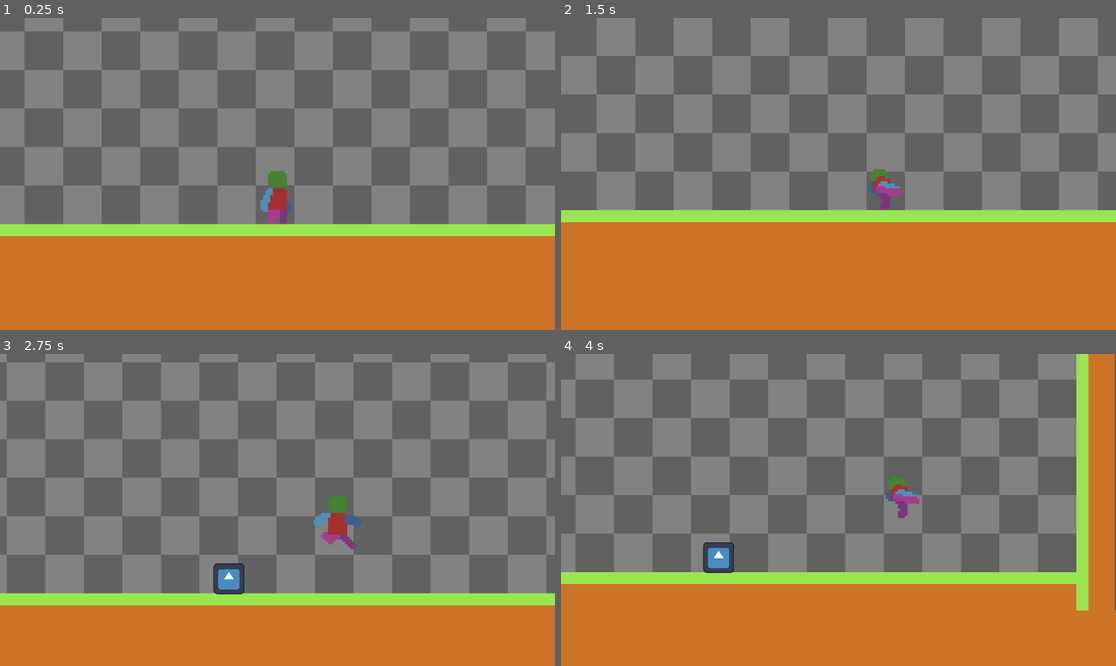
Above: before the commit, frames 1-4 (two rows, left to right).
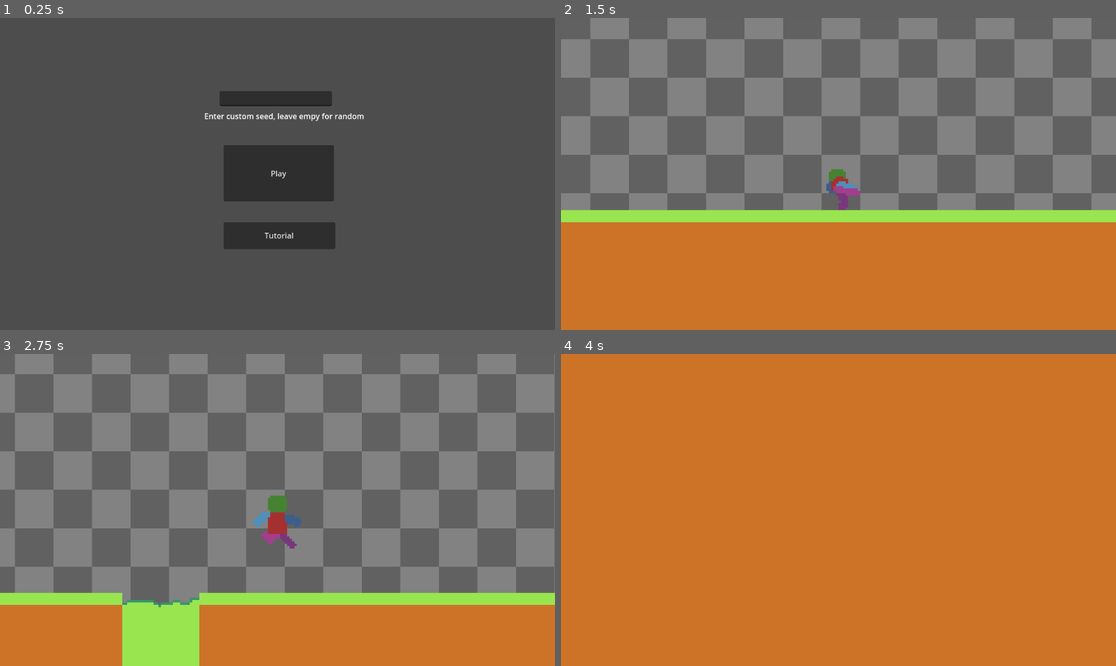
Above: after the commit, the same moments.

Repository: banjobanana/GameJam
Game: Godot game, scene res://Scenes/main_menu.tscn
The game is run twice, just before and just after one commit, with the same random seed, the same clock (stepped at 60 frames per second) and the same inputs. Before the commit the project starts from res://Levels/Tier1/T1B.tscn. The engine's default icon, where the game draws it, is replaced by a stand-in: a white triangle on a blue panel in a dark square.
Inputs (mouse positions are in pixels of both pictures, inside the frame that each line leads up to):
- Up to frame 1 (0.25 s): no input
- Up to frame 2 (1.5 s): click (838, 236) at 0.5 s, where only the run after the commit has a clickable "Tutorial"; hold D (Right) from 1.28 s (still down); hold X (Attack) from 1.28 s (still down)
- Up to frame 3 (2.75 s): keep holding D (Right); tap Space (Jump) at 1.52, 2.27 s; tap F (Interact, bound only after the commit) at 1.55, 2.1 s; release X (Attack) at 2.03 s; tap X (Attack) at 2.3 s
- Up to frame 4 (4 s): release D (Right) at 2.78 s; hold A (Left) 2.78-3.53 s; hold X (Attack) 2.78-3.53 s; tap F (Interact, bound only after the commit) at 3.05 s; hold D (Right) from 3.53 s (still down); tap Shift (Dash, bound only after the commit) at 3.6 s; tap Space (Jump) at 3.77 s; tap X (Attack) at 3.8 s

The runs differ from the first frame. In frame 1, 71% of the frame differs, in the area x 0-100%, y 0-100%; in frame 2, 28%; in frame 3, 50%; in frame 4, 71%.
Error before the commit: Attempt to call function 'get_64' in base 'null instance' on a null instance. (res://LevelSwitchings/level_manager.gd:14)
Error after the commit: Attempt to call function 'get_64' in base 'null instance' on a null instance. (res://LevelSwitchings/level_manager.gd:15)

Commit message:
Combat complete
Combat system done
Level/Rom clear when all enemies killed

Diff:
--- a/project-box/LevelSwitchings/HubToRoomGenerator.gd
+++ /dev/null
@@ -1,16 +0,0 @@
-extends Area2D
-
-var playerprogressfile = FileAccess.open("user://playerprogress.dat",FileAccess.READ)
-var playerprogress
-var roomlistfile = FileAccess.open("user://roomlist.dat",FileAccess.READ)
-var roomlist
-
-#@onready var level_manager: Node = %LevelManager
-
-func _ready() -> void:
-	pass
-
-
-func _on_body_entered(body: Node2D) -> void:
-	if body.name=="Player":
-		get_tree().change_scene_to_file("res://Scenes/RoomGeneratorScene.tscn")
--- a/project-box/LevelSwitchings/level_manager.gd
+++ b/project-box/LevelSwitchings/level_manager.gd
@@ -5,6 +5,7 @@
 @onready var level_root: LevelStats = $".."
 @onready var player: player_class = %Player
 @onready var wait_beofre_level_change: Timer = $WaitBeofreLevelChange
+@onready var progressor: Area2D = %Progressor
 
 #@onready var level_manager: Node= %LevelManager
 
@@ -14,10 +15,14 @@
 var playerprogress = playerprogressfile.get_64()
 
 var IsLevelCompleted: bool = false
+var enemyCount
+var enemyKilled=0
 
 func _ready() -> void:
 	rng.seed = seedfile.get_64()
 	level_root.EnterLevel()
+	if level_root.Combat:
+		enemyCount = level_root.totalEnemies
 
 func GameOver():
 	if level_root.Tutorial:
@@ -33,10 +38,13 @@
 
 func LevelComplete():
 	GetReward()
+	progressor.position = level_root.GetEndPoint()
 
 func NextLevel():
 	if level_root.Tutorial:
 		get_tree().change_scene_to_file("res://Scenes/main_menu.tscn")
+	elif level_root.Hub:
+		get_tree().change_scene_to_file("res://Scenes/RoomGeneratorScene.tscn")
 	else:
 		playerprogressfile.close()
 		playerprogressfile = FileAccess.open("user://playerprogress.dat",FileAccess.WRITE)
@@ -48,10 +56,9 @@
 	if !IsLevelCompleted:
 		print(level_root.GetRewardList()[rng.rand_weighted(level_root.GetRewardProbalities())])
 
-func _on_progreesor_body_entered(body: Node2D) -> void:
-	if body.name=="Player":
-		playerprogress+=1
-		NextLevel()
+func EnemyCleared():
+	if enemyKilled==enemyCount:
+		LevelComplete()
 
 func _on_level_complete_marker_body_entered(body: Node2D) -> void:
 	if body.name=="Player":
--- /dev/null
+++ b/project-box/LevelSwitchings/prompt.gd
@@ -0,0 +1,25 @@
+extends Area2D
+
+var playerprogressfile = FileAccess.open("user://playerprogress.dat",FileAccess.READ)
+var playerprogress
+var roomlistfile = FileAccess.open("user://roomlist.dat",FileAccess.READ)
+var roomlist
+@onready var player: player_class = %Player
+@onready var label: Label = $Label
+@onready var level_manager: Node = %LevelManager
+
+#@onready var level_manager: Node = %LevelManager
+
+func _ready() -> void:
+	pass
+
+func _process(delta: float) -> void:
+	if overlaps_body(player):
+		if Input.is_action_just_pressed("Interact"):
+			level_manager.playerprogress+=1
+			print("Nextlevel")
+			level_manager.NextLevel()
+
+func _on_body_entered(body: Node2D) -> void:
+	if body.name=="Player":
+		label.visible = true # Replace with function body.
--- a/project-box/Levels/LevelStats/T1AStats.gd
+++ b/project-box/Levels/LevelStats/T1AStats.gd
@@ -1,7 +1,9 @@
 extends LevelStats
 
 func EnterLevel():
+	Parkour = true
 	Spawnpoint = Vector2(455,-63)
+	EndPoint = Vector2(404,-320)
 	#REWARDLIST AND PROBABILITIES MUST BE OF SAME SIZE!!!
 	RewardList = ["HealthUP","DamageUP"]#possible rewards
 	Probabilties = [2,0.5]#rarity of corresponding index reward in rewardlist
@@ -14,3 +16,6 @@
 
 func GetRewardProbalities():
 	return Probabilties
+
+func GetEndPoint():
+	return EndPoint
--- a/project-box/Levels/LevelStats/T1BStats.gd
+++ b/project-box/Levels/LevelStats/T1BStats.gd
@@ -1,7 +1,12 @@
 extends LevelStats
 
+var totalEnemies = 4
+var killedEnemies=0
+
 func EnterLevel():
+	Combat = true
 	Spawnpoint = Vector2(578,484)
+	EndPoint = Vector2(488,544)
 	#REWARDLIST AND PROBABILITIES MUST BE OF SAME SIZE!!!
 	RewardList = ["NewWeapon","Artifact"]#possible rewards
 	Probabilties = [1,1]#rarity of corresponding index reward in rewardlist
@@ -14,3 +19,6 @@
 
 func GetRewardProbalities():
 	return Probabilties
+
+func GetEndPoint():
+	return EndPoint
--- a/project-box/Levels/Tier1/T1A.tscn
+++ b/project-box/Levels/Tier1/T1A.tscn
@@ -163,7 +163,7 @@
 
 [node name="Player" parent="." instance=ExtResource("4_5gs0m")]
 unique_name_in_owner = true
-position = Vector2(455, -63)
+position = Vector2(452, -52)
 
 [node name="TileMapLayer" type="TileMapLayer" parent="."]
 tile_map_data = PackedByteArray("AAD5/wIAAAAAAAIAAAD5/wEAAAAAAAEAAAD5/wAAAAAAAAEAAAD5////AAAAAAEAAAD5//7/AAAAAAEAAAD5// …(22000 unchanged characters)…
@@ -176,9 +176,9 @@
 position = Vector2(227, 16.5)
 shape = SubResource("RectangleShape2D_u7krg")
 
-[node name="Progreesor" parent="." instance=ExtResource("7_76xmc")]
-position = Vector2(368, -320)
-script = null
+[node name="Progressor" parent="." instance=ExtResource("7_76xmc")]
+unique_name_in_owner = true
+position = Vector2(802, -520)
 
 [node name="LevelCompleteMarker" type="Area2D" parent="."]
 position = Vector2(61, -330)
@@ -187,5 +187,4 @@
 position = Vector2(0, -56)
 shape = SubResource("RectangleShape2D_wjtap")
 
-[connection signal="body_entered" from="Progreesor" to="LevelManager" method="_on_progreesor_body_entered"]
 [connection signal="body_entered" from="LevelCompleteMarker" to="LevelManager" method="_on_level_complete_marker_body_entered"]
--- a/project-box/Levels/Tier1/T1B.tscn
+++ b/project-box/Levels/Tier1/T1B.tscn
@@ -5,7 +5,8 @@
 [ext_resource type="PackedScene" uid="uid://d01t6d7gu5yrp" path="res://Scenes/player.tscn" id="3_re7xc"]
 [ext_resource type="Texture2D" uid="uid://ycgbhmit6iof" path="res://Assets/Tiles 16x16.png" id="4_pb747"]
 [ext_resource type="Script" uid="uid://c0o4meotk16f4" path="res://LevelSwitchings/level_manager.gd" id="5_pgwwd"]
-[ext_resource type="PackedScene" uid="uid://bv4q84pjo3akd" path="res://EnemyTest2.tscn" id="7_mi82c"]
+[ext_resource type="PackedScene" uid="uid://t83gl8bm3goh" path="res://Scenes/LevelProgressor.tscn" id="7_2fkyd"]
+[ext_resource type="PackedScene" uid="uid://bv4q84pjo3akd" path="res://Scenes/Enemy1.tscn" id="7_mi82c"]
 
 [sub_resource type="TileSetAtlasSource" id="TileSetAtlasSource_1rkxm"]
 texture = ExtResource("4_pb747")
@@ -129,19 +130,28 @@
 physics_layer_0/collision_layer = 1
 sources/0 = SubResource("TileSetAtlasSource_1rkxm")
 
-[sub_resource type="RectangleShape2D" id="RectangleShape2D_hr14v"]
-size = Vector2(20, 132)
-
 [node name="LevelRoot" type="Node2D"]
 script = ExtResource("1_mgx0r")
 
-[node name="Parallax2D" type="Parallax2D" parent="."]
+[node name="LevelManager" type="Node" parent="."]
+unique_name_in_owner = true
+script = ExtResource("5_pgwwd")
 
-[node name="TextureRect" type="TextureRect" parent="Parallax2D"]
+[node name="WaitBeofreLevelChange" type="Timer" parent="LevelManager"]
+
+[node name="EnemySpawner" type="Node" parent="."]
+
+[node name="Background" type="Parallax2D" parent="."]
+
+[node name="TextureRect" type="TextureRect" parent="Background"]
 offset_right = 1182.0
 offset_bottom = 665.0
 texture = ExtResource("2_a2bke")
 stretch_mode = 1
+
+[node name="Progressor" parent="." instance=ExtResource("7_2fkyd")]
+unique_name_in_owner = true
+position = Vector2(-235, 491)
 
 [node name="Player" parent="." instance=ExtResource("3_re7xc")]
 unique_name_in_owner = true
@@ -151,21 +161,14 @@
 tile_map_data = PackedByteArray("AAD//yMAAAABAAEAAAD//yQAAAABAAEAAAD//yUAAAABAAEAAAD//yYAAAABAAEAAAD//ycAAAABAAEAAAD//y …(10688 unchanged characters)…
 tile_set = SubResource("TileSet_7ar1l")
 
-[node name="LevelCompleteMarker" type="Area2D" parent="."]
-visible = false
-position = Vector2(41, 533)
-
-[node name="CollisionShape2D" type="CollisionShape2D" parent="LevelCompleteMarker"]
-position = Vector2(0, -56)
-shape = SubResource("RectangleShape2D_hr14v")
-
-[node name="LevelManager" type="Node" parent="."]
-unique_name_in_owner = true
-script = ExtResource("5_pgwwd")
-
-[node name="WaitBeofreLevelChange" type="Timer" parent="LevelManager"]
-
 [node name="CharacterBody2D" parent="." instance=ExtResource("7_mi82c")]
 position = Vector2(1037, 534)
 
-[connection signal="body_entered" from="LevelCompleteMarker" to="LevelManager" method="_on_level_complete_marker_body_entered"]
+[node name="CharacterBody2D2" parent="." instance=ExtResource("7_mi82c")]
+position = Vector2(655, 531)
+
+[node name="CharacterBody2D3" parent="." instance=ExtResource("7_mi82c")]
+position = Vector2(384, 524)
+
+[node name="CharacterBody2D4" parent="." instance=ExtResource("7_mi82c")]
+position = Vector2(88, 527)
--- a/project-box/Levels/hub_area.tscn
+++ b/project-box/Levels/hub_area.tscn
@@ -1,8 +1,9 @@
-[gd_scene load_steps=8 format=4 uid="uid://bsohn1jg73ao4"]
+[gd_scene load_steps=9 format=4 uid="uid://bsohn1jg73ao4"]
 
 [ext_resource type="Texture2D" uid="uid://co7ktbmdpyr1u" path="res://Assets/bk.png" id="1_4isnm"]
 [ext_resource type="Script" uid="uid://cm05dkl25xynu" path="res://Scritps/hub_area_items.gd" id="1_bb3jh"]
 [ext_resource type="PackedScene" uid="uid://d01t6d7gu5yrp" path="res://Scenes/player.tscn" id="2_ocdov"]
+[ext_resource type="Script" uid="uid://c0o4meotk16f4" path="res://LevelSwitchings/level_manager.gd" id="2_qtsrj"]
 [ext_resource type="Texture2D" uid="uid://ycgbhmit6iof" path="res://Assets/Tiles 16x16.png" id="3_bb3jh"]
 [ext_resource type="PackedScene" uid="uid://t83gl8bm3goh" path="res://Scenes/LevelProgressor.tscn" id="4_ocdov"]
 
@@ -133,6 +134,12 @@
 [node name="Hub Area" type="Node2D"]
 script = ExtResource("1_bb3jh")
 
+[node name="LevelManager" type="Node" parent="."]
+unique_name_in_owner = true
+script = ExtResource("2_qtsrj")
+
+[node name="WaitBeofreLevelChange" type="Timer" parent="LevelManager"]
+
 [node name="Parallax2D" type="Parallax2D" parent="."]
 scroll_scale = Vector2(0.8, 0.8)
 
@@ -150,7 +157,8 @@
 tile_map_data = PackedByteArray("AAARABkAAAAAAAIAAAASABkAAAABAAIAAAATABkAAAABAAIAAAAUABkAAAABAAIAAAAVABkAAAABAAIAAAAWAB …(3712 unchanged characters)…
 tile_set = SubResource("TileSet_7onxb")
 
-[node name="Progreesor" parent="." instance=ExtResource("4_ocdov")]
+[node name="Progressor" parent="." instance=ExtResource("4_ocdov")]
+unique_name_in_owner = true
 position = Vector2(1072, 256)
 
 [node name="Item1" type="Node" parent="."]
@@ -158,5 +166,3 @@
 [node name="Item2" type="Node" parent="."]
 
 [node name="Item3" type="Node" parent="."]
-
-[connection signal="body_entered" from="Progreesor" to="Progreesor" method="_on_body_entered"]
--- a/project-box/EnemyTest2.tscn
+++ b/project-box/Scenes/Enemy1.tscn
@@ -1,6 +1,6 @@
 [gd_scene load_steps=4 format=3 uid="uid://bv4q84pjo3akd"]
 
-[ext_resource type="Script" uid="uid://dc7sljvcnsbc3" path="res://enemylungeing.gd" id="1_ayfk5"]
+[ext_resource type="Script" uid="uid://dc7sljvcnsbc3" path="res://Scritps/enemylungeing.gd" id="1_ayfk5"]
 [ext_resource type="Texture2D" uid="uid://c13k62vruohf0" path="res://icon.svg" id="1_mt7ek"]
 
 [sub_resource type="RectangleShape2D" id="RectangleShape2D_ayfk5"]
--- a/project-box/Scenes/LevelProgressor.tscn
+++ b/project-box/Scenes/LevelProgressor.tscn
@@ -1,6 +1,6 @@
 [gd_scene load_steps=5 format=3 uid="uid://t83gl8bm3goh"]
 
-[ext_resource type="Script" uid="uid://cq3fj6tr2hcl0" path="res://LevelSwitchings/HubToRoomGenerator.gd" id="1_k11vl"]
+[ext_resource type="Script" uid="uid://cq3fj6tr2hcl0" path="res://LevelSwitchings/prompt.gd" id="1_k11vl"]
 
 [sub_resource type="Gradient" id="Gradient_7fpl0"]
 offsets = PackedFloat32Array(0, 0.47530866, 0.99382716, 1)
@@ -23,3 +23,13 @@
 [node name="CollisionShape2D" type="CollisionShape2D" parent="."]
 position = Vector2(-16, -21.5)
 shape = SubResource("RectangleShape2D_p7nac")
+
+[node name="Label" type="Label" parent="."]
+visible = false
+offset_left = -93.0
+offset_top = -66.0
+offset_right = 67.0
+offset_bottom = -43.0
+text = "Press F to Next Level"
+
+[connection signal="body_entered" from="." to="." method="_on_body_entered"]
--- a/project-box/Scenes/enemy_test.tscn
+++ /dev/null
@@ -1,19 +0,0 @@
-[gd_scene load_steps=4 format=3 uid="uid://bcmkf1ebh6nub"]
-
-[ext_resource type="Script" uid="uid://8aemsv4pwyj5" path="res://Scritps/enemy_test.gd" id="1_67vpr"]
-[ext_resource type="Texture2D" uid="uid://c13k62vruohf0" path="res://icon.svg" id="1_q8xid"]
-
-[sub_resource type="RectangleShape2D" id="RectangleShape2D_67vpr"]
-size = Vector2(8, 22)
-
-[node name="Area2D" type="Area2D"]
-script = ExtResource("1_67vpr")
-
-[node name="Sprite2D" type="Sprite2D" parent="."]
-position = Vector2(-3.9999998, -11)
-scale = Vector2(0.06250001, 0.171875)
-texture = ExtResource("1_q8xid")
-
-[node name="CollisionShape2D" type="CollisionShape2D" parent="."]
-position = Vector2(-4, -11)
-shape = SubResource("RectangleShape2D_67vpr")
--- a/project-box/Scenes/player.tscn
+++ b/project-box/Scenes/player.tscn
@@ -12,6 +12,7 @@
 [ext_resource type="Script" uid="uid://450ng7h7sogj" path="res://States/WallJumpState.gd" id="10_tx1dd"]
 [ext_resource type="Script" uid="uid://blgsd8jpt58nr" path="res://States/DashingState.gd" id="11_gymyn"]
 [ext_resource type="Script" uid="uid://jfcgoyc72sdd" path="res://States/AttackState.gd" id="12_pu2lt"]
+[ext_resource type="Script" uid="uid://bdf0ebq8jwix3" path="res://States/HurtState.gd" id="13_ukyrk"]
 
 [sub_resource type="AtlasTexture" id="AtlasTexture_ukyrk"]
 atlas = ExtResource("1_4flbx")
@@ -36,6 +37,10 @@
 [sub_resource type="AtlasTexture" id="AtlasTexture_pylmc"]
 atlas = ExtResource("1_4flbx")
 region = Rect2(0, 160, 32, 32)
+
+[sub_resource type="AtlasTexture" id="AtlasTexture_h4iuc"]
+atlas = ExtResource("1_4flbx")
+region = Rect2(32, 864, 32, 32)
 
 [sub_resource type="AtlasTexture" id="AtlasTexture_onrkg"]
 atlas = ExtResource("1_4flbx")
@@ -156,6 +161,14 @@
 }, {
 "frames": [{
 "duration": 1.0,
+"texture": SubResource("AtlasTexture_h4iuc")
+}],
+"loop": true,
+"name": &"hurt",
+"speed": 5.0
+}, {
+"frames": [{
+"duration": 1.0,
 "texture": SubResource("AtlasTexture_onrkg")
 }, {
 "duration": 1.0,
@@ -232,7 +245,7 @@
 
 [node name="AnimatedSprite2D" type="AnimatedSprite2D" parent="."]
 sprite_frames = SubResource("SpriteFrames_b26j0")
-animation = &"Attack"
+animation = &"hurt"
 autoplay = "idle"
 
 [node name="CollisionShape2D" type="CollisionShape2D" parent="."]
@@ -269,9 +282,11 @@
 [node name="Attacking" type="Node" parent="Statemachine"]
 script = ExtResource("12_pu2lt")
 
+[node name="Hurt" type="Node" parent="Statemachine"]
+script = ExtResource("13_ukyrk")
+
 [node name="Camera2D" type="Camera2D" parent="."]
 zoom = Vector2(5, 5)
-position_smoothing_enabled = true
 
 [node name="RayCastRight" type="RayCast2D" parent="."]
 position = Vector2(4, 13)
@@ -314,3 +329,6 @@
 
 [node name="AttackTimer" type="Timer" parent="Timer"]
 one_shot = true
+
+[node name="IFrameTimer" type="Timer" parent="Timer"]
+one_shot = true
--- a/project-box/Scritps/RoomListGenerator.gd
+++ b/project-box/Scritps/RoomListGenerator.gd
@@ -1,6 +1,6 @@
 extends Node
 
-var t1rooms = ["res://Levels/T1A.tscn","res://Levels/T1B.tscn"]
+var t1rooms = ["res://Levels/Tier1/T1A.tscn","res://Levels/Tier1/T1B.tscn"]
 var t1size=2
 var t2rooms = []
 var t2size=0
--- a/project-box/enemylungeing.gd
+++ b/project-box/Scritps/enemylungeing.gd
@@ -1,17 +1,22 @@
 extends Enemy
+
 
 var playerPos
 var direction=-1
 var idle
+
 const SPEED = 1700.0
 const JUMP_VELOCITY = -40.0
 const MOVESPEED = 400
+
 @onready var rc_right: RayCast2D = $RayCast2D2
 @onready var rc_left: RayCast2D = $RayCast2D3
 @onready var timer: Timer = $AttackCDTimer
 @onready var timer_left: Timer = $TimerLeft
 @onready var timer_right: Timer = $TimerRight
 @onready var charge_timer: Timer = $ChargeTimer
+@onready var level_root: Node2D = $".."
+@onready var level_manager: Node = %LevelManager
 
 func _ready() -> void:
 	Spawned()
@@ -63,6 +68,8 @@
 	#print("dead")
 	if CurrentHealth<=0:
 		print("dead")
+		level_manager.enemyKilled += 1
+		level_manager.EnemyCleared()
 		queue_free()
 
 func Aggrod():
--- a/project-box/Scritps/hub_area_items.gd
+++ b/project-box/Scritps/hub_area_items.gd
@@ -1,4 +1,4 @@
-extends Node2D
+extends LevelStats
 
 var rng = RandomNumberGenerator.new()
 var file = FileAccess.open("user://seed.dat",FileAccess.READ)
@@ -9,6 +9,7 @@
 
 # Called when the node enters the scene tree for the first time.
 func _ready() -> void:
+	Hub = true
 	rng.seed = file.get_64()
 
 func RandomizeItems():
--- a/project-box/Scritps/player.gd
+++ b/project-box/Scritps/player.gd
@@ -9,6 +9,7 @@
 const AIRDECELARATION = 20
 const AIRMOVESPEEDMULT = 0.6
 const DASHSPEED = 500
+const KNOCKBACKSPEED = 250
 
 const JUMPVELOCITY = -140
 const GRAVITYJUMP = 290
@@ -29,6 +30,7 @@
 const DASHTIME = 0.1
 const ATTACKTIME = 0.3#how long attack lasts
 const ATTACKAGAINTIME = 0.2 #tiem between attacks
+const IFRAMETIME = 0.2
 
 const WALLKICKACCELARATION = 4
 const WALLKICKDECELARATION = 5
@@ -45,6 +47,7 @@
 var jumps=0 #number of jumps done
 var facing=1
 var wallDirection = Vector2.ZERO
+var DmgDir
 
 var lives=MAXLIVES
 var health = MAXHEALTH
@@ -79,6 +82,7 @@
 @onready var dash_timer: Timer = $Timer/DashTimer
 @onready var attack_again_timer: Timer = $Timer/AttackAgainTimer
 @onready var attack_timer: Timer = $Timer/AttackTimer
+@onready var i_frame_timer: Timer = $Timer/IFrameTimer
 
 #StateMachine
 var currentState = null
@@ -238,6 +242,9 @@
 
 func TakeDamage(dmg: int, dmgDir):
 	health-=dmg
+	DmgDir=dmgDir
+	i_frame_timer.start(IFRAMETIME)
+	ChangeState(States.Hurt)
 	#velocity.x = 500 * -1 * dmgDir
 	print(health)
 	if health<=0:
--- a/project-box/States/AttackState.gd
+++ b/project-box/States/AttackState.gd
@@ -30,7 +30,7 @@
 
 func GetEnemyCollider() -> Enemy:
 	var enemyCollider
-	if primaryCollider.get_collider()!=null:
+	if primaryCollider.get_collider()!=null and primaryCollider.get_collider() is Enemy:
 		enemyCollider = primaryCollider.get_collider()
 	return enemyCollider
 
@@ -43,5 +43,5 @@
 
 
 func DealDamage(dmgAmt):
-	if primaryCollider.get_collider()!=null:
+	if primaryCollider.get_collider()!=null and primaryCollider.get_collider() is Enemy:
 		enemy.TakeDamage(dmgAmt)
--- /dev/null
+++ b/project-box/States/HurtState.gd
@@ -0,0 +1,21 @@
+extends PlayerState
+
+func EnterState():
+	Name="Hurt"
+	Player.velocity.x = Player.KNOCKBACKSPEED * Player.DmgDir
+
+func ExitState():
+	pass
+
+func Draw():
+	pass
+
+func Update(_delta):
+	Player.HandleGravity(_delta)
+	Player.HandleFalling()
+	HandleAnimations()
+	if !Player.i_frame_timer.time_left > 0:
+		Player.ChangeState(States.Idle)
+
+func HandleAnimations():
+	Player.animated_sprite_2d.play("hurt")
--- a/project-box/States/States.gd
+++ b/project-box/States/States.gd
@@ -9,3 +9,4 @@
 @onready var  WallJump = $WallJump
 @onready var Dashing = $Dashing
 @onready var Attacking = $Attacking
+@onready var Hurt = $Hurt
--- /dev/null
+++ b/project-box/classes/CombatLevelStats.gd
@@ -0,0 +1,5 @@
+class_name CombatLevelStats extends Node
+
+var numberOfSpawns
+var spawnPos
+var enemyScene
--- a/project-box/classes/LevelStatsClass.gd
+++ b/project-box/classes/LevelStatsClass.gd
@@ -1,9 +1,14 @@
 class_name LevelStats extends Node
 
 var Spawnpoint
+var EndPoint
 var RewardList
 var Probabilties
+var Hub: bool=false
 var Tutorial: bool = false
+var Parkour: bool = false
+var Combat: bool = false
+
 func EnterLevel():
 	pass
 
@@ -15,3 +20,6 @@
 
 func GetRewardProbalities():
 	pass
+
+func GetEndPoint():
+	pass
--- a/project-box/project.godot
+++ b/project-box/project.godot
@@ -11,7 +11,7 @@
 [application]
 
 config/name="Project_Box"
-run/main_scene="uid://cmb6hqcyvn58t"
+run/main_scene="uid://mwvhs2yf7nba"
 config/features=PackedStringArray("4.5", "GL Compatibility")
 config/icon="res://icon.svg"
 
@@ -48,7 +48,7 @@
 }
 Dash={
 "deadzone": 0.2,
-"events": [Object(InputEventKey,"resource_local_to_scene":fa …(140 unchanged characters)… d":false,"keycode":0,"physical_keycode":67,"key_label":0,"unicode":99,"location":0,"echo":false,"script":null)
+"events": [Object(InputEventKey,"resource_local_to_scene":fa …(140 unchanged characters)… d":false,"keycode":0,"physical_keycode":4194325,"key_label":0,"unicode":0,"location":0,"echo":false,"script":null)
 ]
 }
 Attack={
@@ -57,6 +57,11 @@
 , Object(InputEventMouseButton,"resource_local_to_scene":false,"resource_name":"","device":-1,"window_id":0,"alt_presse …(244 unchanged characters)…
 ]
 }
+Interact={
+"deadzone": 0.2,
+"events": [Object(InputEventKey,"resource_local_to_scene":false,"resource_name":"","device":-1,"window_id":0,"alt_pressed":false,"shift_pressed":false,"ctrl_pressed":false,"meta_pressed":false,"pressed":false,"keycode":0,"physical_keycode":70,"key_label":0,"unicode":102,"location":0,"echo":false,"script":null)
+]
+}
 
 [rendering]
 
Renamed: project-box/LevelSwitchings/HubToRoomGenerator.gd.uid -> project-box/LevelSwitchings/prompt.gd.uid
Not shown: 1 places in project-box/Scenes/player.tscn that only renumber resources
Renamed: project-box/enemylungeing.gd.uid -> project-box/Scritps/enemylungeing.gd.uid
Not shown, added: project-box/States/HurtState.gd.uid
Not shown, added: project-box/classes/CombatLevelStats.gd.uid
